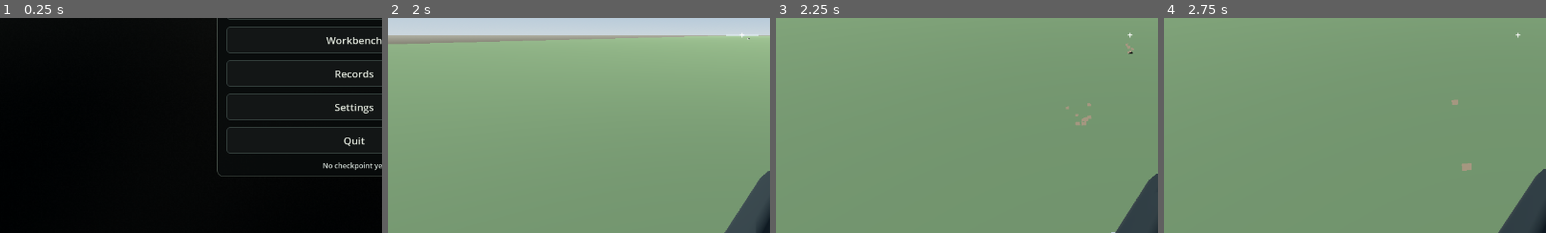
Above: before the commit, frames 1-4 (left to right).
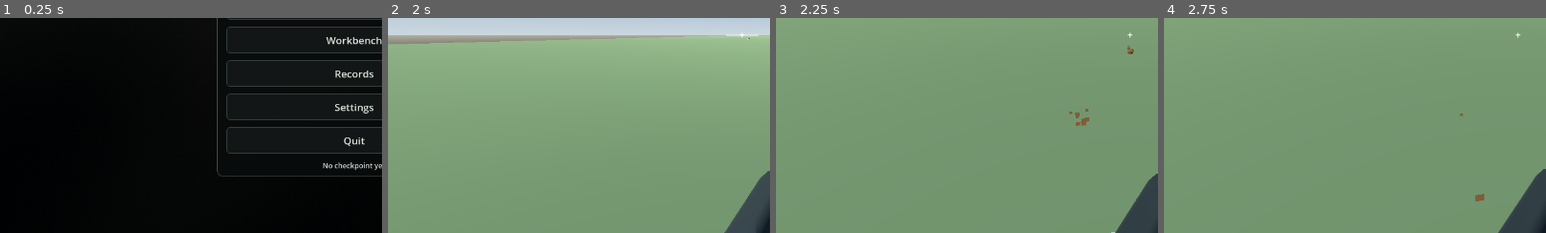
Above: after the commit, the same moments.

Repository: adam656677-oss/sniper
Game: Godot game, scene res://scenes/ui/main_menu.tscn
Two runs of this game, one before a commit and one after it. Both use one fixed random seed, a clock stepped at 60 frames per second and the inputs below.
Inputs (mouse positions are % of the whole screen's width and height, from its top left):
- Up to frame 1 (0.25 s): no input
- Up to frame 2 (2 s): click "Missions" at 0.5 s; click "Shooting range" at 1.25 s
- Up to frame 3 (2.25 s): tap Enter at 2 s; move the mouse to (55, 50) at 2.02 s; hold W (move_forward) from 2.03 s (still down); hold T (tag) from 2.03 s (still down); click (55, 50) at 2.17 s
- Up to frame 4 (2.75 s): keep holding W (move_forward); keep holding T (tag)
The pictures show only the part of the screen within x 4-54%, y 46-96%; the shares and areas given below are measured in that part.

Frames 1-2 are identical in both runs. In frame 3, 0.2% of the frame differs, in the area x 76-94%, y 12-51%; in frame 4, 0.2%.

Commit message:
Route impacts to surface-specific feedback

Diff:
--- a/mission.gd
+++ b/mission.gd
@@ -88,7 +88,28 @@
 
 func on_impact(position: Vector3, normal: Vector3, body: Node3D) -> void:
 	var living := body != null and body.has_method("take_hit")
-	feedback.impact(position, normal, not living)
+	feedback.impact(position, normal, not living, impact_surface_for(body))
+
+
+func impact_surface_for(body: Node3D) -> String:
+	if body == null:
+		return "earth"
+	if body.has_meta("impact_surface"):
+		return String(body.get_meta("impact_surface"))
+	if body.is_in_group("surface_metal"):
+		return "metal"
+	if body.is_in_group("surface_wood"):
+		return "wood"
+	if body.is_in_group("surface_earth"):
+		return "earth"
+	var label := String(body.name).to_lower()
+	if label.contains("fuel") or label.contains("truck") or label.contains("metal"):
+		return "metal"
+	if label.contains("wood") or label.contains("crate") or label.contains("door"):
+		return "wood"
+	if label.contains("ground") or label.contains("terrain") or label.contains("road"):
+		return "earth"
+	return "stone"
 
 func on_weapon_fired(profile: WeaponProfile) -> void:
 	if profile.simulated_projectile and not weapon.projectiles.is_empty():
